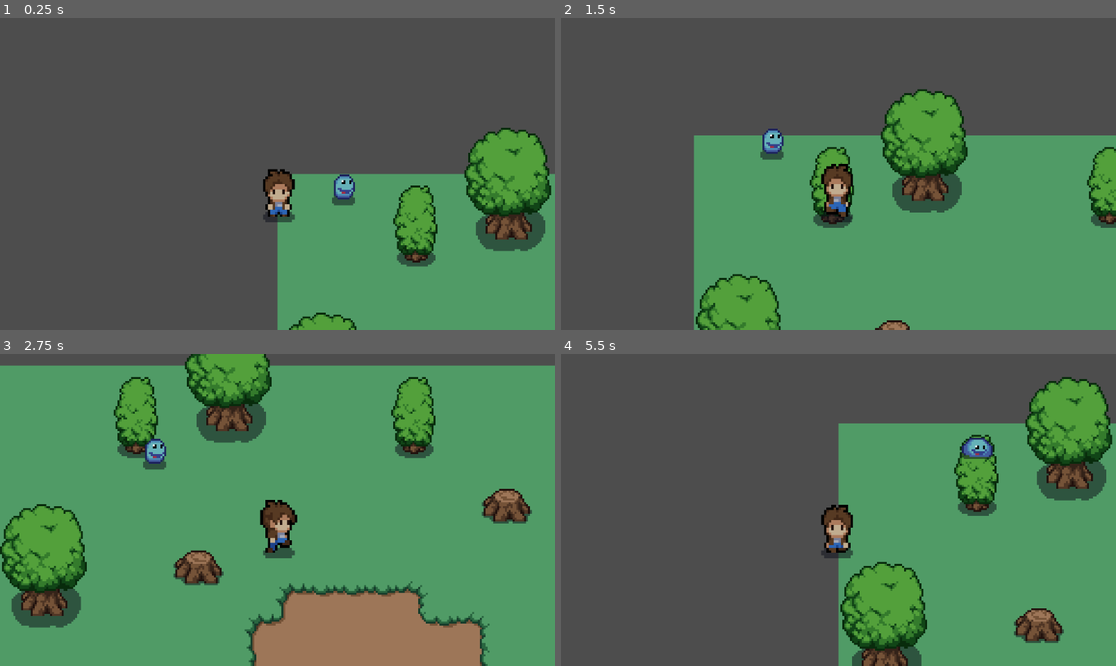
Above: before the commit, frames 1-4 (two rows, left to right).
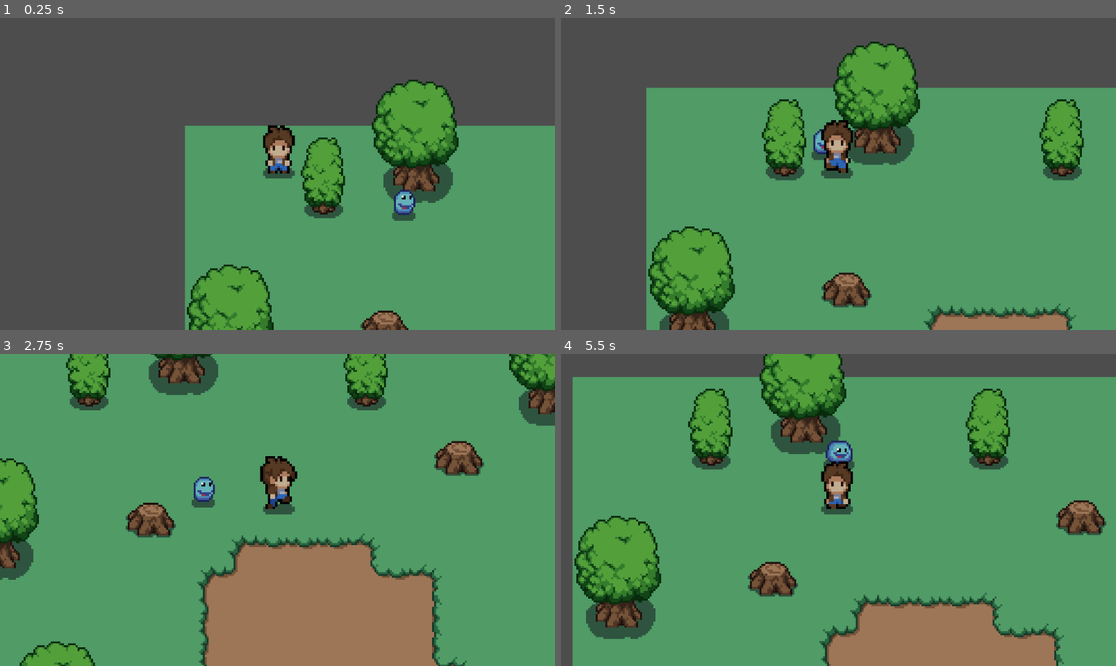
Above: after the commit, the same moments.

Repository: HunterC1234/Quest
Game: Godot game, scene res://scenes/world.tscn
Same seed, same stepped clock (60 frames per second), same inputs: the game is played once before the commit and once after it.
Inputs:
- Up to frame 1 (0.25 s): no input
- Up to frame 2 (1.5 s): hold Right (ui_right) 0.53-1.28 s; hold Down (ui_down) from 1.28 s (still down)
- Up to frame 3 (2.75 s): release Down (ui_down) at 2.03 s; hold Right (ui_right) from 2.03 s (still down)
- Up to frame 4 (5.5 s): release Right (ui_right) at 2.78 s; hold Up (ui_up) 2.78-3.53 s; hold Left (ui_left) 3.53-5.03 s; hold Down (ui_down) from 5.03 s (still down)

The runs differ from the first frame. In frame 1, 28% of the frame differs, in the area x 33-100%, y 19-100%; in frame 2, 35%; in frame 3, 36%; in frame 4, 69%, in the area x 2-100%, y 0-100%.

Commit message:
Y_sort completed
Hitboxes added and y sorting meaning can move behind trees

Diff:
--- a/pet.gd
+++ b/pet.gd
@@ -1,10 +1,10 @@
 extends CharacterBody2D
 
-var speed = 70
+var speed = 30
 var player_chase = false
 var player = null
 
-func _physics_process(delta):
+func _physics_process(_delta):
 	if player_chase:
 		position += (player.position - position)/speed
 
@@ -17,7 +17,6 @@
 	player = body
 	player_chase = true
 
-
 func _on_detection_area_body_exited(body):
 	player = null
 	player_chase = false
--- a/pet.tscn
+++ b/pet.tscn
@@ -206,10 +206,10 @@
 "speed": 5.0
 }]
 
-[sub_resource type="CircleShape2D" id="CircleShape2D_m857i"]
-radius = 61.0
-
-[node name="CharacterBody2D" type="CharacterBody2D"]
+[sub_resource type="CircleShape2D" id="CircleShape2D_5g0p6"]
+radius = 63.0
+
+[node name="pet" type="CharacterBody2D"]
 script = ExtResource("1_xf1x0")
 
 [node name="AnimatedSprite2D" type="AnimatedSprite2D" parent="."]
@@ -220,7 +220,7 @@
 [node name="detection_area" type="Area2D" parent="."]
 
 [node name="CollisionShape2D" type="CollisionShape2D" parent="detection_area"]
-shape = SubResource("CircleShape2D_m857i")
+shape = SubResource("CircleShape2D_5g0p6")
 
 [connection signal="body_entered" from="detection_area" to="." method="_on_detection_area_body_entered"]
 [connection signal="body_exited" from="detection_area" to="." method="_on_detection_area_body_exited"]
--- a/scenes/player.tscn
+++ b/scenes/player.tscn
@@ -3,9 +3,6 @@
 [ext_resource type="Script" path="res://scripts/player.gd" id="1_cmkfp"]
 [ext_resource type="Texture2D" uid="uid://d0jni0jf1nmik" path="res://mystic_woods_free_2.1/sprites/characters/player.png" id="2_6emhs"]
 
-[sub_resource type="RectangleShape2D" id="RectangleShape2D_n63gi"]
-size = Vector2(17, 27)
-
 [sub_resource type="AtlasTexture" id="AtlasTexture_0fa84"]
 atlas = ExtResource("2_6emhs")
 region = Rect2(0, 384, 48, 48)
@@ -416,18 +413,23 @@
 "speed": 5.0
 }]
 
+[sub_resource type="RectangleShape2D" id="RectangleShape2D_n63gi"]
+size = Vector2(14, 8.5)
+
 [node name="player" type="CharacterBody2D"]
+y_sort_enabled = true
 collision_layer = 3
 script = ExtResource("1_cmkfp")
 
-[node name="CollisionShape2D" type="CollisionShape2D" parent="."]
-position = Vector2(0.5, 11.5)
-shape = SubResource("RectangleShape2D_n63gi")
-
 [node name="AnimatedSprite2D" type="AnimatedSprite2D" parent="."]
-position = Vector2(-4.76837e-07, 0)
+position = Vector2(0, -3)
 scale = Vector2(1.27083, 1.3125)
 sprite_frames = SubResource("SpriteFrames_g3o7k")
 animation = &"front_idle"
+offset = Vector2(2.08165e-12, -15)
+
+[node name="CollisionShape2D" type="CollisionShape2D" parent="."]
+position = Vector2(1, -3.75)
+shape = SubResource("RectangleShape2D_n63gi")
 
 [node name="Camera2D" type="Camera2D" parent="."]
--- a/scenes/world.tscn
+++ b/scenes/world.tscn
@@ -10,78 +10,184 @@
 texture = ExtResource("1_ibc8e")
 0:5/size_in_atlas = Vector2i(3, 4)
 0:5/0 = 0
+0:5/0/y_sort_origin = 14
+0:5/0/physics_layer_0/linear_velocity = Vector2(0, 0)
+0:5/0/physics_layer_0/angular_velocity = 0.0
+0:5/0/physics_layer_0/polygon_0/points = PackedVector2Array(6.9375, 10.875, 11.8125, 19.875, 9.98788, 25.4558, 1.5026, 25.8094, -7.15946, 26.163, -12.1092, 22.4506, -10.0625, 11.375, -2.6875, 13)
 6:7/size_in_atlas = Vector2i(2, 2)
 6:7/0 = 0
+6:7/0/y_sort_origin = 12
+6:7/0/physics_layer_0/linear_velocity = Vector2(0, 0)
+6:7/0/physics_layer_0/angular_velocity = 0.0
+6:7/0/physics_layer_0/polygon_0/points = PackedVector2Array(13.3466, 7.24784, 12.9931, 13.435, 6.27557, 14.4957, -0.618717, 16.2635, -12.9931, 13.435, -13.1699, 7.42462, -2.91682, 11.4905)
 8:6/size_in_atlas = Vector2i(2, 3)
 8:6/0 = 0
+8:6/0/y_sort_origin = 17
+8:6/0/physics_layer_0/linear_velocity = Vector2(0, 0)
+8:6/0/physics_layer_0/angular_velocity = 0.0
+8:6/0/physics_layer_0/polygon_0/points = PackedVector2Array(6.27557, 15.9099, 5.5, 20.375, 1.5026, 21.5668, -6.125, 20.3125, -6.375, 14.9375, -0.6875, 16.6875)
 10:7/size_in_atlas = Vector2i(2, 2)
 10:7/0 = 0
+10:7/0/y_sort_origin = 4
+10:7/0/physics_layer_0/linear_velocity = Vector2(0, 0)
+10:7/0/physics_layer_0/angular_velocity = 0.0
+10:7/0/physics_layer_0/polygon_0/points = PackedVector2Array(9.0625, -1.0625, 12.0625, 3.6875, 9.5, 8.75, 3.0625, 9.0625, 1.5625, 6.4375, -0.00858426, 9.27312, -5.9375, 9.3125, -8.16567, 8.13978, -8, 6, -11.875, 6.1875, -11.625, 1.4375, -10.3125, -3.75, -2.5625, 1.0625)
 5:0/0 = 0
+5:0/0/y_sort_origin = 2
+5:0/0/physics_layer_0/linear_velocity = Vector2(0, 0)
+5:0/0/physics_layer_0/angular_velocity = 0.0
 0:0/0 = 0
+0:0/0/y_sort_origin = 3
+0:0/0/physics_layer_0/linear_velocity = Vector2(0, 0)
+0:0/0/physics_layer_0/angular_velocity = 0.0
+0:0/0/physics_layer_0/polygon_0/points = PackedVector2Array(6.5, 2.3125, 6, 5.3125, -6.3125, 5.5, -6.875, 2.25)
 0:1/0 = 0
+0:1/0/y_sort_origin = 3
+0:1/0/physics_layer_0/linear_velocity = Vector2(0, 0)
+0:1/0/physics_layer_0/angular_velocity = 0.0
+0:1/0/physics_layer_0/polygon_0/points = PackedVector2Array(-0.8125, 1.5, 6.875, -0.125, 7.0625, 5.3125, 5.8125, 7.3125, -2.875, 7.25, -7.1875, 3.75, -7.3125, -0.6875)
 
 [sub_resource type="TileSetAtlasSource" id="TileSetAtlasSource_rsdeq"]
 texture = ExtResource("2_qvqtm")
 0:0/0 = 0
+0:0/0/physics_layer_0/linear_velocity = Vector2(0, 0)
+0:0/0/physics_layer_0/angular_velocity = 0.0
 
 [sub_resource type="TileSetAtlasSource" id="TileSetAtlasSource_tqfai"]
 texture = ExtResource("3_x5pjp")
 0:0/0 = 0
+0:0/0/physics_layer_0/linear_velocity = Vector2(0, 0)
+0:0/0/physics_layer_0/angular_velocity = 0.0
 1:0/0 = 0
+1:0/0/physics_layer_0/linear_velocity = Vector2(0, 0)
+1:0/0/physics_layer_0/angular_velocity = 0.0
 2:0/0 = 0
+2:0/0/physics_layer_0/linear_velocity = Vector2(0, 0)
+2:0/0/physics_layer_0/angular_velocity = 0.0
 3:0/0 = 0
+3:0/0/physics_layer_0/linear_velocity = Vector2(0, 0)
+3:0/0/physics_layer_0/angular_velocity = 0.0
 4:0/0 = 0
+4:0/0/physics_layer_0/linear_velocity = Vector2(0, 0)
+4:0/0/physics_layer_0/angular_velocity = 0.0
 5:0/0 = 0
+5:0/0/physics_layer_0/linear_velocity = Vector2(0, 0)
+5:0/0/physics_layer_0/angular_velocity = 0.0
 0:1/0 = 0
+0:1/0/physics_layer_0/linear_velocity = Vector2(0, 0)
+0:1/0/physics_layer_0/angular_velocity = 0.0
 1:1/0 = 0
+1:1/0/physics_layer_0/linear_velocity = Vector2(0, 0)
+1:1/0/physics_layer_0/angular_velocity = 0.0
 2:1/0 = 0
+2:1/0/physics_layer_0/linear_velocity = Vector2(0, 0)
+2:1/0/physics_layer_0/angular_velocity = 0.0
 3:1/0 = 0
+3:1/0/physics_layer_0/linear_velocity = Vector2(0, 0)
+3:1/0/physics_layer_0/angular_velocity = 0.0
 4:1/0 = 0
+4:1/0/physics_layer_0/linear_velocity = Vector2(0, 0)
+4:1/0/physics_layer_0/angular_velocity = 0.0
 5:1/0 = 0
+5:1/0/physics_layer_0/linear_velocity = Vector2(0, 0)
+5:1/0/physics_layer_0/angular_velocity = 0.0
 0:2/0 = 0
+0:2/0/physics_layer_0/linear_velocity = Vector2(0, 0)
+0:2/0/physics_layer_0/angular_velocity = 0.0
 1:2/0 = 0
+1:2/0/physics_layer_0/linear_velocity = Vector2(0, 0)
+1:2/0/physics_layer_0/angular_velocity = 0.0
 2:2/0 = 0
+2:2/0/physics_layer_0/linear_velocity = Vector2(0, 0)
+2:2/0/physics_layer_0/angular_velocity = 0.0
 3:2/0 = 0
+3:2/0/physics_layer_0/linear_velocity = Vector2(0, 0)
+3:2/0/physics_layer_0/angular_velocity = 0.0
 4:2/0 = 0
+4:2/0/physics_layer_0/linear_velocity = Vector2(0, 0)
+4:2/0/physics_layer_0/angular_velocity = 0.0
 5:2/0 = 0
+5:2/0/physics_layer_0/linear_velocity = Vector2(0, 0)
+5:2/0/physics_layer_0/angular_velocity = 0.0
 1:3/0 = 0
+1:3/0/physics_layer_0/linear_velocity = Vector2(0, 0)
+1:3/0/physics_layer_0/angular_velocity = 0.0
 2:3/0 = 0
+2:3/0/physics_layer_0/linear_velocity = Vector2(0, 0)
+2:3/0/physics_layer_0/angular_velocity = 0.0
 3:3/0 = 0
+3:3/0/physics_layer_0/linear_velocity = Vector2(0, 0)
+3:3/0/physics_layer_0/angular_velocity = 0.0
 1:4/0 = 0
+1:4/0/physics_layer_0/linear_velocity = Vector2(0, 0)
+1:4/0/physics_layer_0/angular_velocity = 0.0
 2:4/0 = 0
+2:4/0/physics_layer_0/linear_velocity = Vector2(0, 0)
+2:4/0/physics_layer_0/angular_velocity = 0.0
 3:4/0 = 0
+3:4/0/physics_layer_0/linear_velocity = Vector2(0, 0)
+3:4/0/physics_layer_0/angular_velocity = 0.0
 4:4/0 = 0
+4:4/0/physics_layer_0/linear_velocity = Vector2(0, 0)
+4:4/0/physics_layer_0/angular_velocity = 0.0
 5:4/0 = 0
+5:4/0/physics_layer_0/linear_velocity = Vector2(0, 0)
+5:4/0/physics_layer_0/angular_velocity = 0.0
 1:5/0 = 0
+1:5/0/physics_layer_0/linear_velocity = Vector2(0, 0)
+1:5/0/physics_layer_0/angular_velocity = 0.0
 2:5/0 = 0
+2:5/0/physics_layer_0/linear_velocity = Vector2(0, 0)
+2:5/0/physics_layer_0/angular_velocity = 0.0
 3:5/0 = 0
+3:5/0/physics_layer_0/linear_velocity = Vector2(0, 0)
+3:5/0/physics_layer_0/angular_velocity = 0.0
 4:5/0 = 0
+4:5/0/physics_layer_0/linear_velocity = Vector2(0, 0)
+4:5/0/physics_layer_0/angular_velocity = 0.0
 5:5/0 = 0
+5:5/0/physics_layer_0/linear_velocity = Vector2(0, 0)
+5:5/0/physics_layer_0/angular_velocity = 0.0
 1:6/0 = 0
+1:6/0/physics_layer_0/linear_velocity = Vector2(0, 0)
+1:6/0/physics_layer_0/angular_velocity = 0.0
 2:6/0 = 0
+2:6/0/physics_layer_0/linear_velocity = Vector2(0, 0)
+2:6/0/physics_layer_0/angular_velocity = 0.0
 3:6/0 = 0
+3:6/0/physics_layer_0/linear_velocity = Vector2(0, 0)
+3:6/0/physics_layer_0/angular_velocity = 0.0
 4:6/0 = 0
+4:6/0/physics_layer_0/linear_velocity = Vector2(0, 0)
+4:6/0/physics_layer_0/angular_velocity = 0.0
 5:6/0 = 0
+5:6/0/physics_layer_0/linear_velocity = Vector2(0, 0)
+5:6/0/physics_layer_0/angular_velocity = 0.0
 
 [sub_resource type="TileSet" id="TileSet_k3vdf"]
+physics_layer_0/collision_layer = 1
 sources/0 = SubResource("TileSetAtlasSource_3yof8")
 sources/1 = SubResource("TileSetAtlasSource_rsdeq")
 sources/2 = SubResource("TileSetAtlasSource_tqfai")
 
 [node name="world" type="Node2D"]
+y_sort_enabled = true
 
 [node name="TileMap" type="TileMap" parent="."]
+y_sort_enabled = true
 texture_filter = 1
 tile_set = SubResource("TileSet_k3vdf")
 format = 2
 layer_0/name = "ground"
 layer_0/tile_data = PackedInt32Array(0, 1, 0, 1, 1, 0, 2, 1, 0, 3, 1, 0, 4, 1, 0, 5, 1, 0, 6, 1, 0, 65543, 1, 0, 7, 1,  …(21885 unchanged characters)…
 layer_1/name = "obj"
+layer_1/y_sort_enabled = true
 layer_1/tile_data = PackedInt32Array(1441843, 0, 5, 1179700, 0, 5, 917555, 0, 5, 720950, 0, 5, 524339, 0, 5, 524345, 0, …(1157 unchanged characters)…
 layer_2/name = "mountains"
 layer_2/tile_data = PackedInt32Array()
 
+[node name="pet" parent="." instance=ExtResource("5_2i6xh")]
+position = Vector2(180, 65)
+
 [node name="player" parent="." instance=ExtResource("4_gsrqq")]
-
-[node name="CharacterBody2D" parent="." instance=ExtResource("5_2i6xh")]
-position = Vector2(42, 10)
+position = Vector2(48, 25)
--- a/scripts/player.gd
+++ b/scripts/player.gd
@@ -9,7 +9,7 @@
 func _physics_process(delta):
 	_player_movement(delta)
 
-func _player_movement(delta):
+func _player_movement(_delta):
 	if Input.is_action_pressed("ui_right"):
 		current_dir = "right"
 		play_anim(1)
Not shown, changed: .DS_Store
Not shown, added: mystic_woods_free_2.1/.DS_Store
Not shown, added: mystic_woods_free_2.1/sprites/.DS_Store
